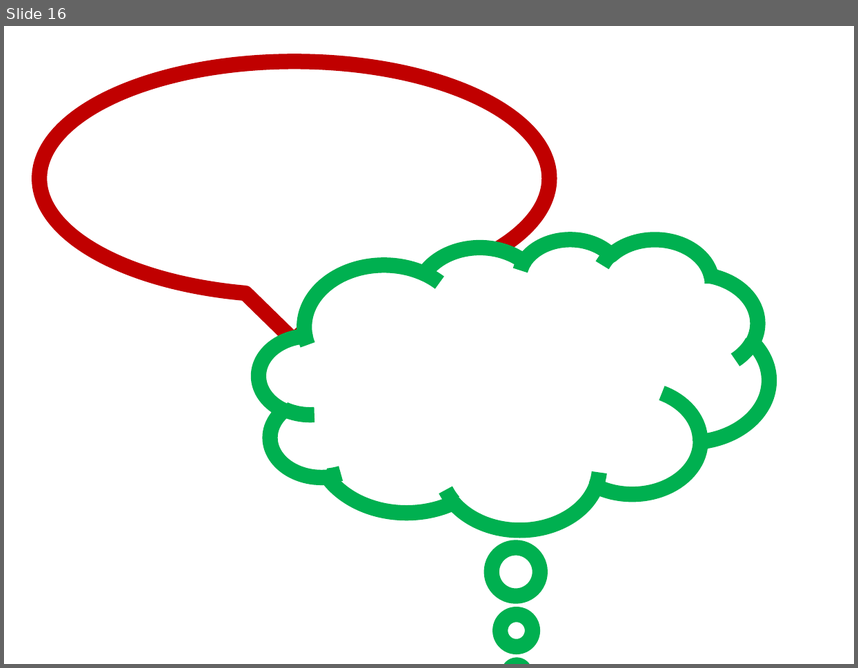
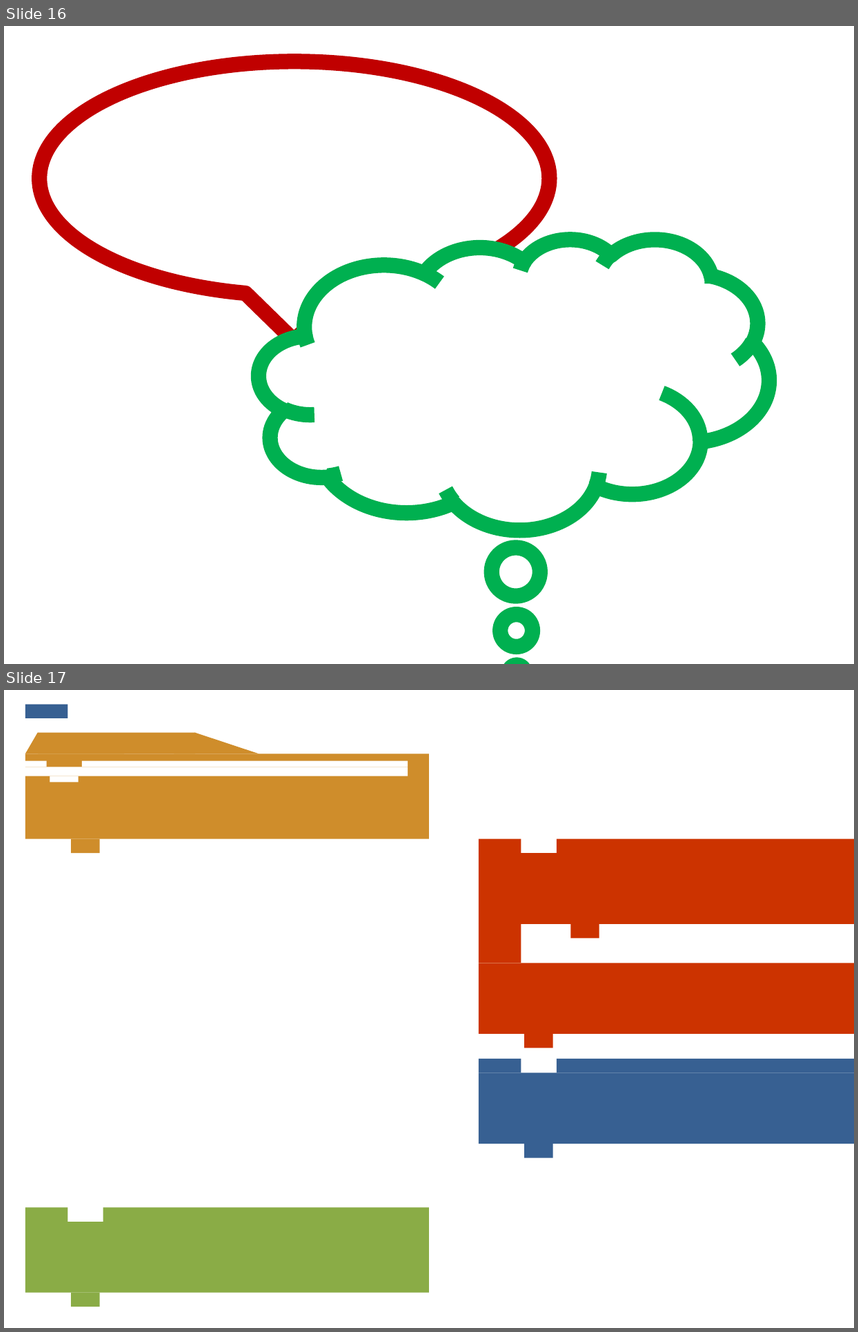
Before and after one commit to karmakomik/programming-tutoring-env, a slide deck: HMSWebTest-Pen/Assets/Images/hmsgraphics.pptx. Shown one above the other, each under a label of ours: slide 16 before the commit, slides 16 and 17 after it. The pictures are 858x668 and 858x1332 pixels, drawn with LibreOffice and Linux fonts; fonts in the diff are those of the drawing; grey boxes stand for pictures. Boxes give left, top, right and bottom in pixels: in the first picture for what was removed or moved away, otherwise in the second. Text is boxed around its words. In the diff, an @@ line names an element or a change of style, - is before the commit and + after.

```diff
--- a/HMSWebTest-Pen/Assets/Images/hmsgraphics.pptx
+++ b/HMSWebTest-Pen/Assets/Images/hmsgraphics.pptx
@@ slide 17 added at [4, 690, 854, 1328], background #FFFFFF @@
@@ rectangle added at [25, 704, 67, 719], fill #376092 @@
@@ triangle added at [25, 733, 125, 753], fill #CF8D2B @@
@@ rectangle added at [38, 733, 195, 753], fill #CF8D2B @@
@@ triangle added at [174, 733, 259, 753], fill #CF8D2B @@
@@ rectangle added at [25, 753, 429, 839], fill #CF8D2B @@
@@ group added at [4, 760, 408, 782]: 4 rectangles @@
@@ rectangle added at [71, 839, 100, 854], fill #CF8D2B @@
@@ group added at [478, 839, 854, 938]: 4 rectangles @@
@@ rectangle added at [478, 924, 521, 963], fill #CC3300 @@
@@ rectangle added at [478, 963, 854, 1034], fill #CC3300 @@
@@ rectangle added at [524, 1034, 553, 1048], fill #CC3300 @@
@@ group added at [478, 1058, 854, 1158]: 4 rectangles @@
@@ group added at [25, 1207, 429, 1306]: 4 rectangles @@
```
Also in this commit, not shown: 1 slide removed, 5 other files.
